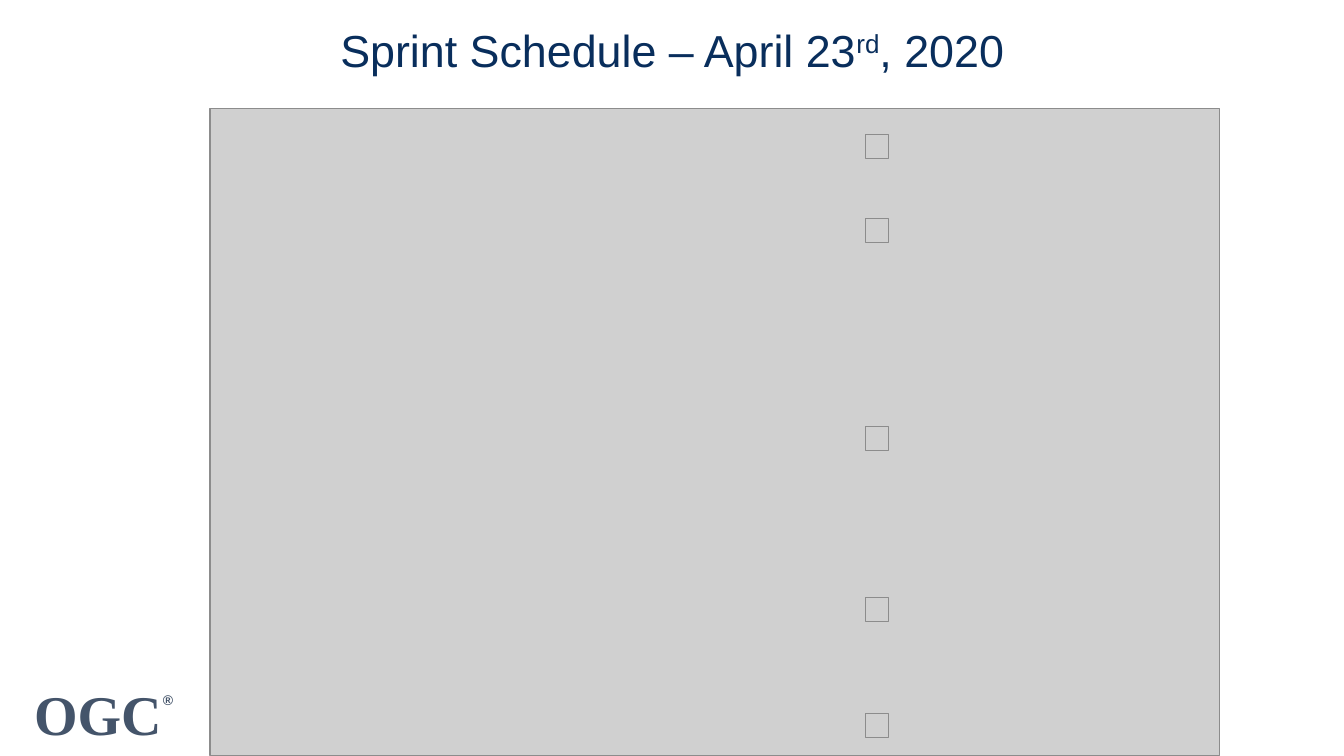
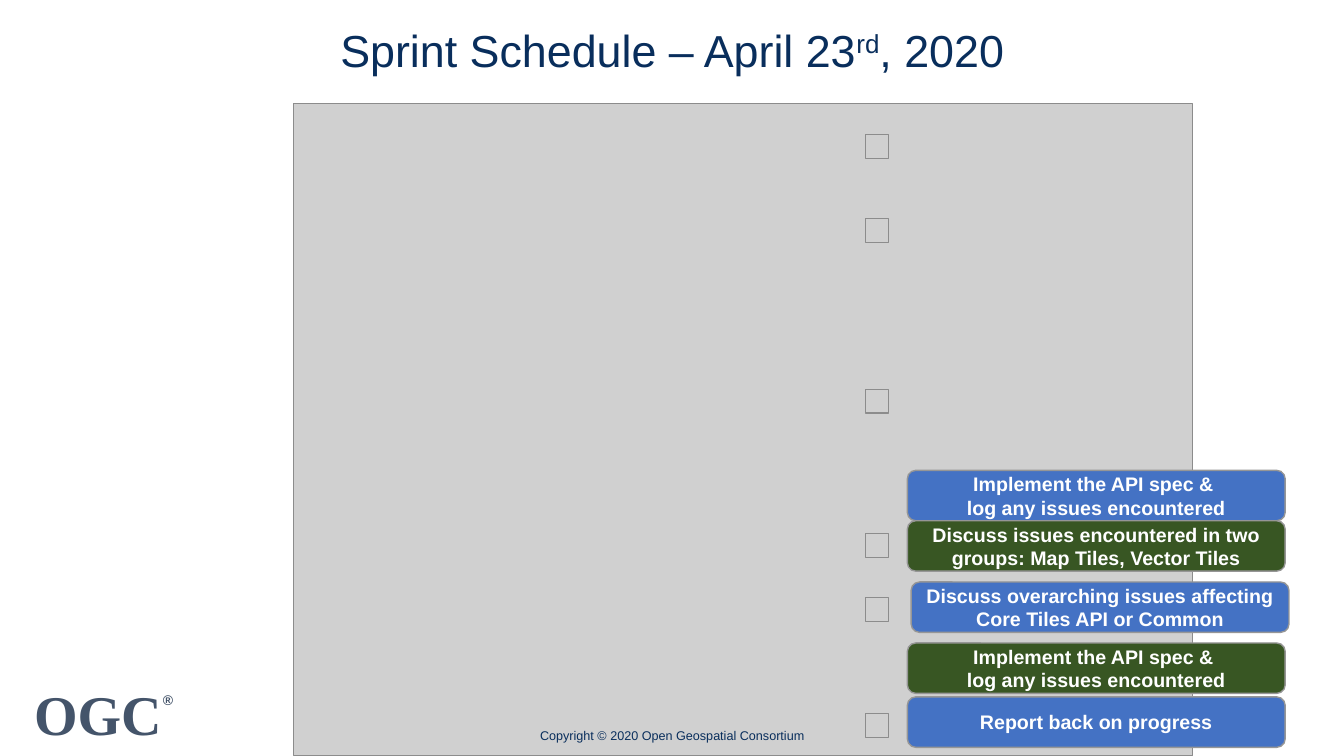
Before and after one commit to opengeospatial/OGC-OS-Sprint-04-2020, a slide deck: slide 9 of Presentations/20200416 OGC API Tiles Webinar slides.pptx (slide 8 before the commit). Drawn at 1344x756 pixels with LibreOffice and Linux fonts; fonts in the diff are those of the drawing; grey boxes stand for pictures; background and template pictures are left out. Boxes give left, top, right and bottom in pixels: in the first picture for what was removed or moved away, otherwise in the second. Text is boxed around its words. In the diff, an @@ line names an element or a change of style, - is before the commit and + after.

```diff
--- a/Presentations/20200416 OGC API Tiles Webinar slides.pptx
+++ b/Presentations/20200416 OGC API Tiles Webinar slides.pptx
@@ picture: place and size @@
-picture at [210, 109, 1220, 756]
+picture at [294, 104, 1194, 756]
@@ picture: place and size @@
-picture at [865, 426, 889, 451]
+picture at [865, 389, 889, 413]
@@ rounded rectangle added at [907, 471, 1286, 521], fill #4472C4, outline #969696 1 pt, 14 pt, text #FFFFFF, bold @@
+Implement the API spec &
+log any issues encountered
@@ picture added at [865, 533, 889, 558] @@
@@ rounded rectangle added at [907, 521, 1286, 572], fill #385723, outline #969696 1 pt, 14 pt, text #FFFFFF, bold @@
+Discuss issues encountered in two groups: Map Tiles, Vector Tiles
@@ rounded rectangle added at [911, 582, 1290, 632], fill #4472C4, outline #969696 1 pt, 14 pt, text #FFFFFF, bold @@
+Discuss overarching issues affecting Core Tiles API or Common
@@ rounded rectangle added at [907, 643, 1286, 694], fill #385723, outline #969696 1 pt, 14 pt, text #FFFFFF, bold @@
+Implement the API spec &
+log any issues encountered
@@ rounded rectangle added at [907, 697, 1286, 747], fill #4472C4, outline #969696 1 pt, 14 pt, text #FFFFFF, bold @@
+Report back on progress
@@ text added at [540, 731, 804, 743], 9 pt, text #092E5C @@
+Copyright © 2020 Open Geospatial Consortium
```
Also in this commit, not shown: 1 other slide changed, 1 slide added.
